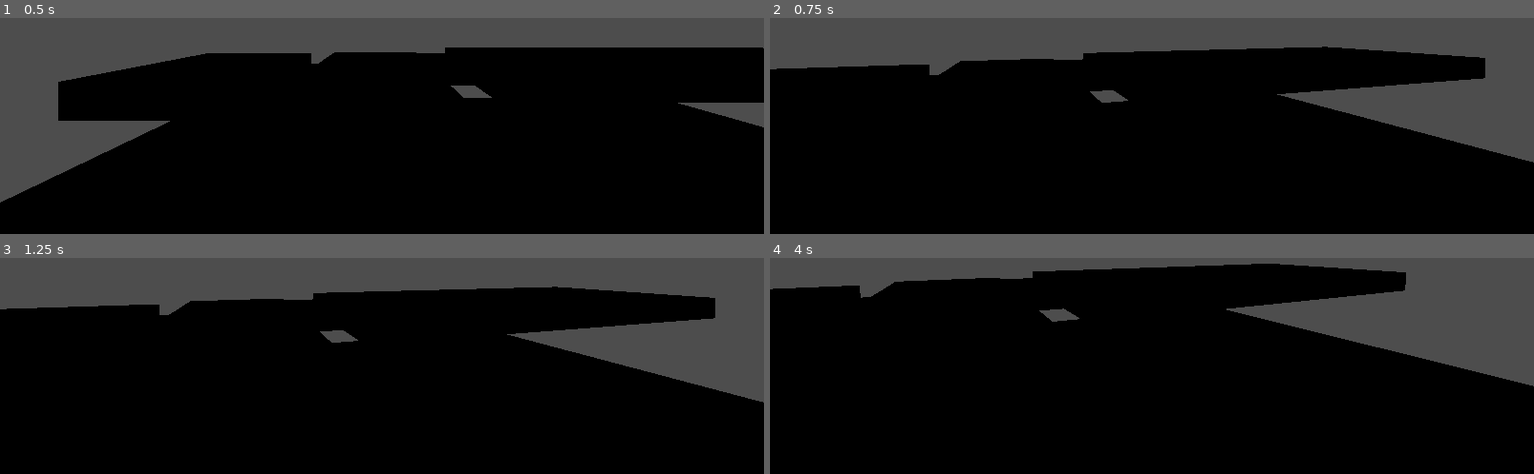
Above: before the commit, frames 1-4 (two rows, left to right).
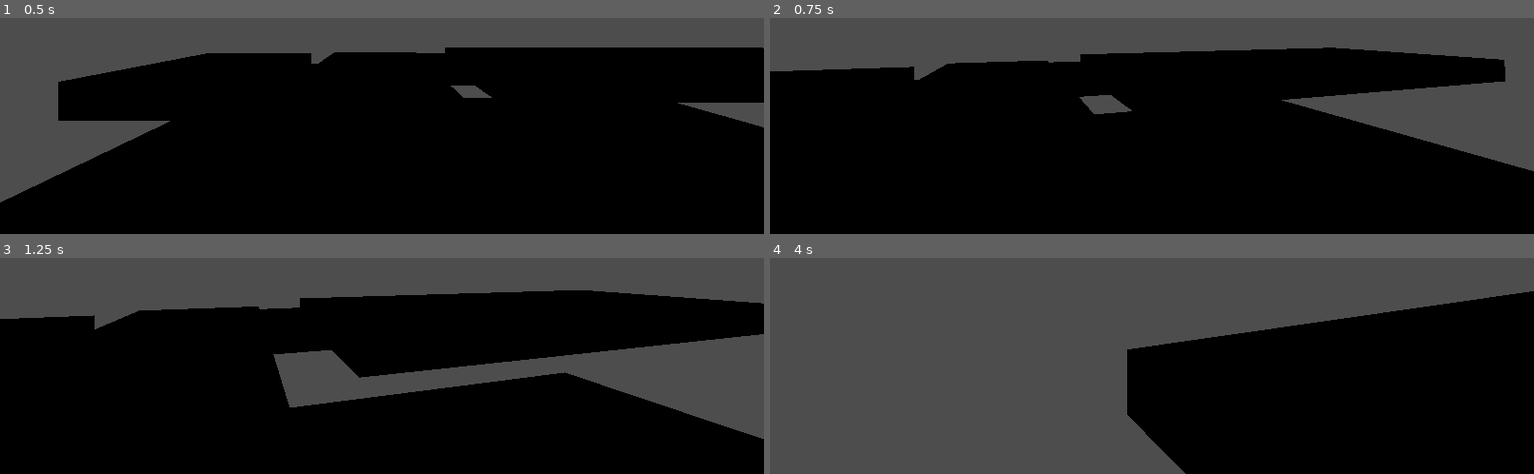
Above: after the commit, the same moments.

Repository: JakeDaSpud/the-budshack
Game: Godot game, scene res://Scenes/Levels/Demo_Shop.tscn
Two runs of this game, one before a commit and one after it. Both use one fixed random seed, a clock stepped at 60 frames per second and the inputs below.
Inputs (mouse positions are in pixels of both pictures, inside the frame that each line leads up to):
- Up to frame 1 (0.5 s): no input
- Up to frame 2 (0.75 s): tap Enter at 0.5 s; move the mouse to (1190, 18) at 0.52 s; hold W (Move_Forward) from 0.53 s (still down); tap E (Interact, bound only after the commit) at 0.6 s
- Up to frame 3 (1.25 s): keep holding W (Move_Forward)
- Up to frame 4 (4 s): keep holding W (Move_Forward); move the mouse to (1113, 262) at 1.27 s; tap E (Interact, bound only after the commit) every 0.75 s from 1.35 to 3.6 s; move the mouse to (outside the picture) at 2.02 s; move the mouse to (1144, 266) at 2.77 s; move the mouse to (1205, 264) at 3.52 s

Frame 1 is identical in both runs. In frame 2, 3.1% of the frame differs, in the area x 0-100%, y 13-71%; in frame 3, 14%; in frame 4, 58%, in the area x 0-100%, y 2-100%.
Error before the commit: Invalid access to property or key 'FORWARD' on a base object of type 'Transform3D'. (res://Scenes/Entities/player.gd:23)

Commit message:
:sparkles: player controls mostly done

Diff:
--- a/Scenes/Entities/Player.tscn
+++ b/Scenes/Entities/Player.tscn
@@ -14,3 +14,6 @@
 
 [node name="Camera3D" type="Camera3D" parent="."]
 transform = Transform3D(1, 0, 0, 0, 1, 0, 0, 0, 1, 0, 1.6, 0)
+
+[node name="RayCast3D" type="RayCast3D" parent="Camera3D"]
+target_position = Vector3(0, 0, -2)
--- a/Scenes/Entities/player.gd
+++ b/Scenes/Entities/player.gd
@@ -8,6 +8,7 @@
 
 func _physics_process(delta):
 	_handle_pause();
+	_handle_interact();
 	_handle_movement(delta);
 
 func _input(event):
@@ -20,7 +21,7 @@
 	var input_dir = Input.get_vector("Move_Left", "Move_Right", "Move_Forward", "Move_Back");
 
 	if (input_dir != Vector2.ZERO):
-		var direction = $Camera3D.transform.FORWARD + Vector3(input_dir.x, 0, input_dir.y).normalized();
+		var direction = self.transform.basis * Vector3(input_dir.x, 0, input_dir.y).normalized();
 
 		velocity = direction * _SPEED;
 
@@ -30,3 +31,7 @@
 	if (Input.is_action_pressed("Pause")):
 		print_debug("Quitting");
 		get_tree().quit();
+
+func _handle_interact():
+	if (Input.is_action_just_pressed("Interact")):
+		print_debug("Interact Pressed");
--- a/project.godot
+++ b/project.godot
@@ -59,3 +59,11 @@
 , Object(InputEventJoypadButton,"resource_local_to_scene":false,"resource_name":"","device":-1,"button_index":6,"pressure":0.0,"pressed":false,"script":null)
 ]
 }
+Interact={
+"deadzone": 0.2,
+"events": [Object(InputEventKey,"resource_local_to_scene":false,"resource_name":"","device":-1,"window_id":0,"alt_pressed":false,"shift_pressed":false,"ctrl_pressed":false,"meta_pressed":false,"pressed":false,"keycode":0,"physical_keycode":69,"key_label":0,"unicode":101,"location":0,"echo":false,"script":null)
+, Object(InputEventMouseButton,"resource_local_to_scene":false,"resource_name":"","device":-1,"window_id":0,"alt_pressed":false,"shift_pressed":false,"ctrl_pressed":false,"meta_pressed":false,"button_mask":0,"position":Vector2(0, 0),"global_position":Vector2(0, 0),"factor":1.0,"button_index":1,"canceled":false,"pressed":false,"double_click":false,"script":null)
+, Object(InputEventJoypadButton,"resource_local_to_scene":false,"resource_name":"","device":-1,"button_index":0,"pressure":0.0,"pressed":false,"script":null)
+, Object(InputEventKey,"resource_local_to_scene":false,"resource_name":"","device":-1,"window_id":0,"alt_pressed":false,"shift_pressed":false,"ctrl_pressed":false,"meta_pressed":false,"pressed":false,"keycode":0,"physical_keycode":32,"key_label":0,"unicode":32,"location":0,"echo":false,"script":null)
+]
+}
